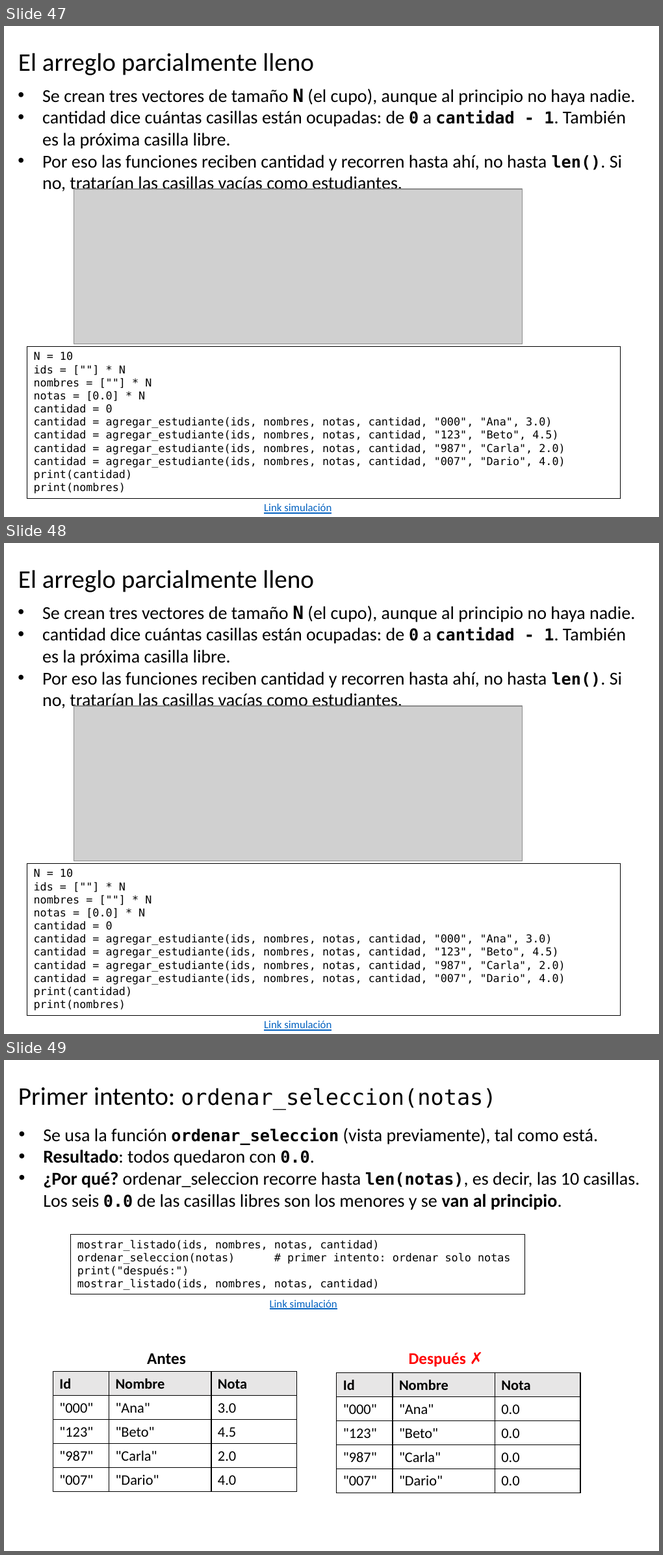
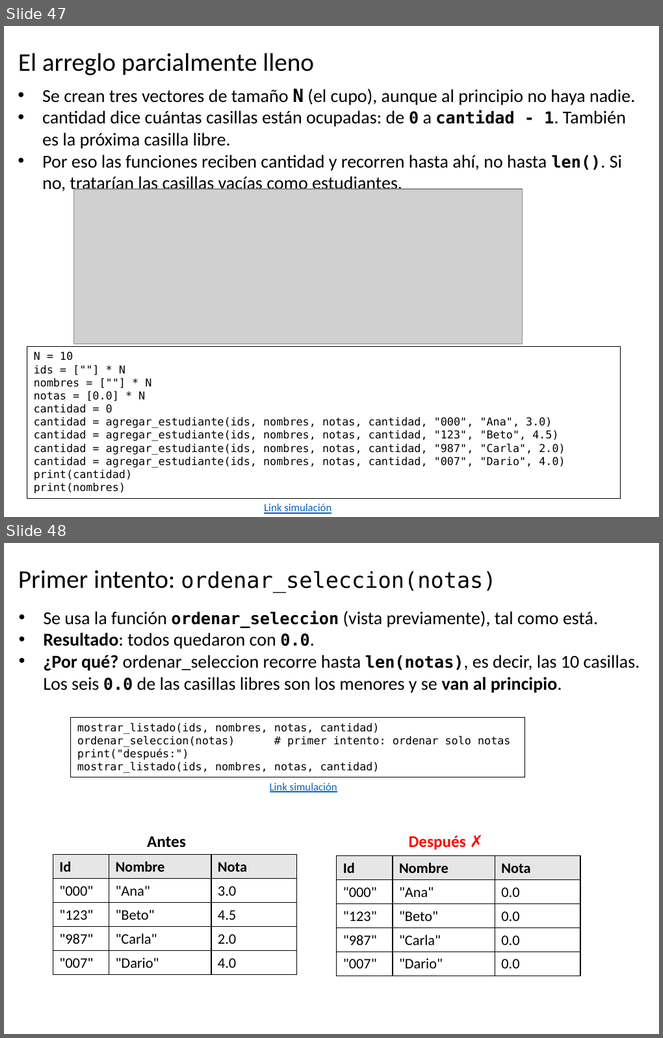
Before and after one commit to algoritmos-UdeA/logica1-20262, a slide deck: clases/12/teoria/clase-12.pptx. Shown one above the other, each under a label of ours: slides 47, 48 and 49 before the commit, slides 47 and 48 after it. The pictures are 663x1555 and 663x1038 pixels, drawn with LibreOffice and Linux fonts; fonts in the diff are those of the drawing; grey boxes stand for pictures. Boxes give left, top, right and bottom in pixels: in the first picture for what was removed or moved away, otherwise in the second. Text is boxed around its words. In the diff, an @@ line names an element or a change of style, - is before the commit and + after.

```diff
--- a/clases/12/teoria/clase-12.pptx
+++ b/clases/12/teoria/clase-12.pptx
@@ slide 48 removed at bbox=[4, 543, 659, 1034], background #FFFFFF @@
@@ title removed at bbox=[18, 570, 314, 592] @@
-El arreglo parcialmente lleno
@@ text removed at bbox=[42, 605, 635, 711] @@
-• Se crean tres vectores de tamaño N (el cupo), aunque al principio no haya nadie.
-• cantidad dice cuántas casillas están ocupadas: de 0 a cantidad - 1. También es la próxima casilla libre.
-• Por eso las funciones reciben cantidad y recorren hasta ahí, no hasta len(). Si no, tratarían las casillas vacías como estudiantes.
@@ picture removed at bbox=[74, 706, 522, 861] @@
@@ rectangle removed at bbox=[27, 863, 621, 1016] @@
-N = 10
-ids = [""] * N
-nombres = [""] * N
-notas = [0.0] * N
-cantidad = 0
-cantidad = agregar_estudiante(ids, nombres, notas, cantidad, "000", "Ana", 3.0)
-cantidad = agregar_estudiante(ids, nombres, notas, cantidad, "123", "Beto", 4.5)
-cantidad = agregar_estudiante(ids, nombres, notas, cantidad, "987", "Carla", 2.0)
-cantidad = agregar_estudiante(ids, nombres, notas, cantidad, "007", "Dario", 4.0)
-print(cantidad)
-print(nombres)
@@ text removed at bbox=[264, 1021, 332, 1031] @@
-Link simulación
@@ what was slide 49 is now slide 48 @@
```
Also in this commit, not shown: 1 slide changed, 8 other files.
